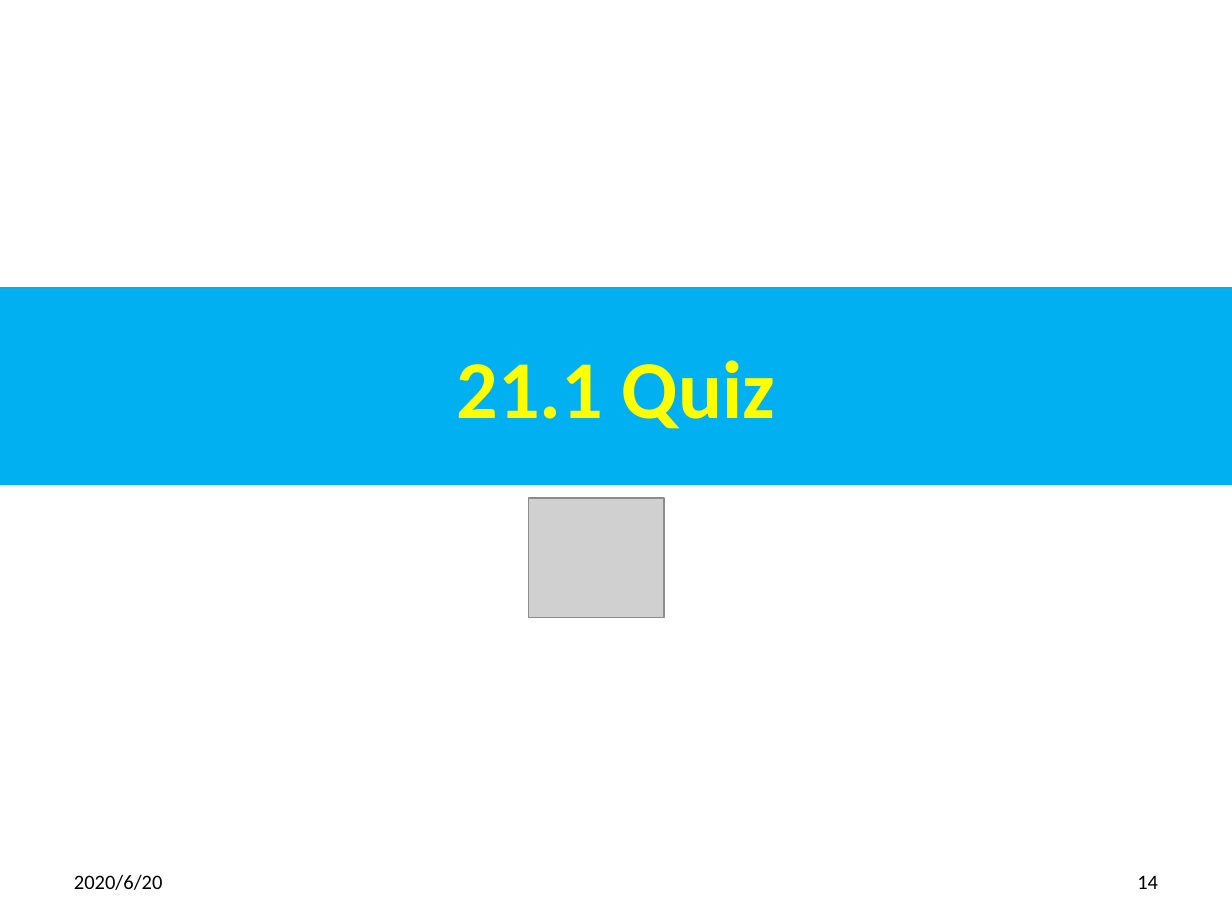
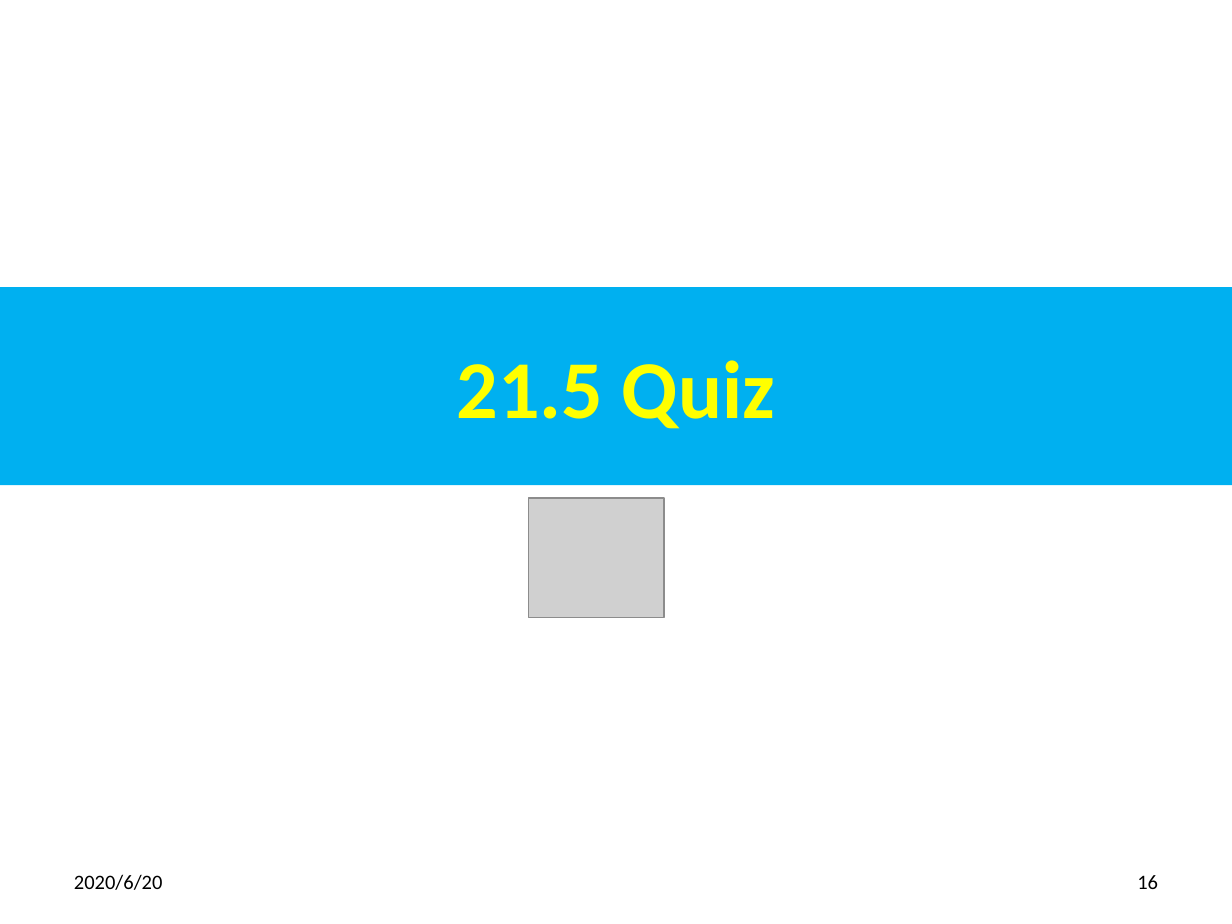
Before and after one commit to peterhchen/500_NLP_NLTK, a slide deck: slide 16 of 21_PowerTransform.pptx (slide 14 before the commit). Drawn at 1232x924 pixels with LibreOffice and Linux fonts; fonts in the diff are those of the drawing; grey boxes stand for pictures. Boxes give left, top, right and bottom in pixels: in the first picture for what was removed or moved away, otherwise in the second. Text is boxed around its words. In the diff, an @@ line names an element or a change of style, - is before the commit and + after.

```diff
--- a/21_PowerTransform.pptx
+++ b/21_PowerTransform.pptx
@@ title at box(457, 360, 775, 429): text changed @@
-21.1 Quiz
+21.5 Quiz
@@ page number at box(1137, 875, 1158, 889): text changed @@
-14
+16
```
Also in this commit, not shown: 4 other slides changed, 2 slides added.
